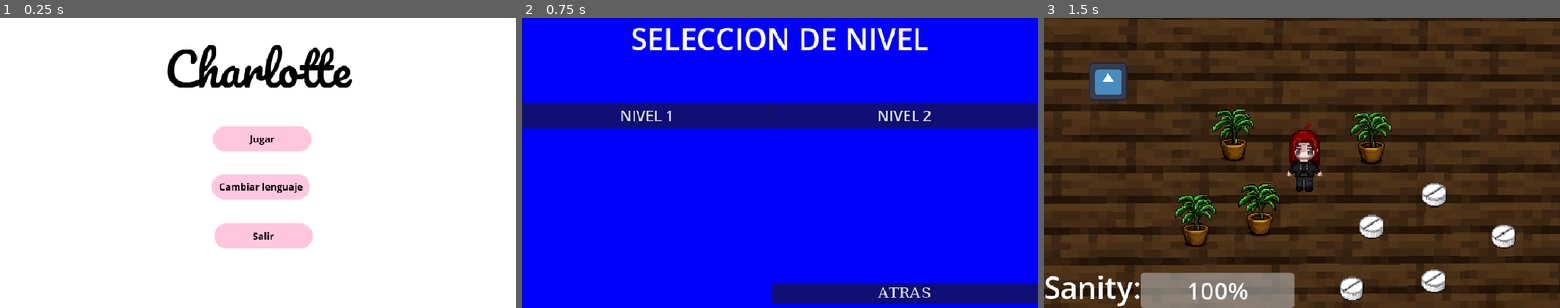
Above: before the commit, frames 1-3 (left to right).
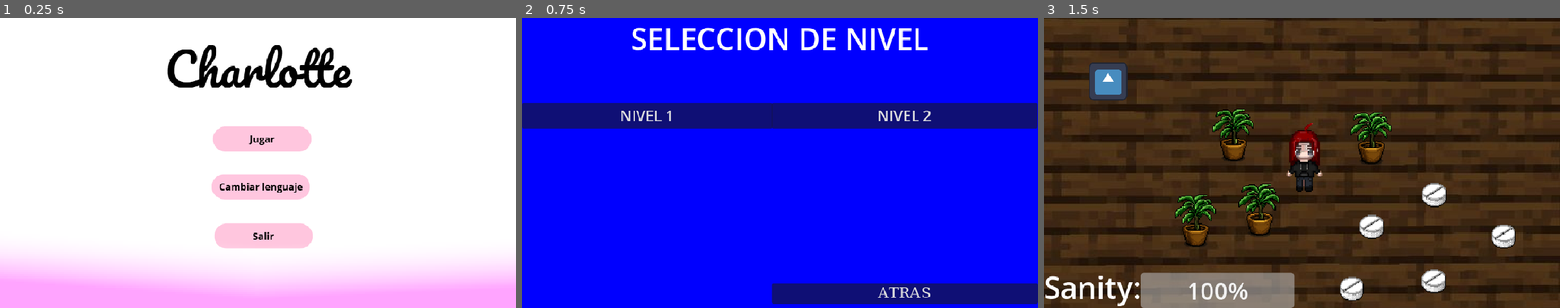
Above: after the commit, the same moments.

Repository: Tafi0405/Charlotte
Game: Godot game, scene res://Menu_principal.tscn
The game is run twice, just before and just after one commit, with the same random seed, the same clock (stepped at 60 frames per second) and the same inputs. The engine's default icon, where the game draws it, is replaced by a stand-in: a white triangle on a blue panel in a dark square.
Inputs (mouse positions are in pixels of both pictures, inside the frame that each line leads up to):
- Up to frame 1 (0.25 s): no input
- Up to frame 2 (0.75 s): click (785, 136) at 0.5 s
- Up to frame 3 (1.5 s): click "NIVEL 1" at 1.25 s

The runs differ from the first frame. In frame 1, 15% of the frame differs, in the area x 0-100%, y 82-100%; in frame 2, nothing differs; in frame 3, nothing differs.

Commit message:
pantalla de inicio 3.1

Diff:
--- a/Menu_principal.tscn
+++ b/Menu_principal.tscn
@@ -14,6 +14,22 @@
 
 [sub_resource type="StyleBoxFlat" id="StyleBoxFlat_40ble"]
 bg_color = Color(1, 1, 1, 0)
+
+[sub_resource type="Gradient" id="Gradient_wdymf"]
+colors = PackedColorArray(1, 0.6431373, 1, 1, 1, 1, 1, 0)
+
+[sub_resource type="GradientTexture2D" id="GradientTexture2D_ucc2a"]
+gradient = SubResource("Gradient_wdymf")
+fill_from = Vector2(0.6304348, 0.8826087)
+fill_to = Vector2(0.6869565, 0.46086955)
+
+[sub_resource type="Gradient" id="Gradient_pqyie"]
+colors = PackedColorArray(1, 0.6431373, 1, 1, 1, 1, 1, 0)
+
+[sub_resource type="GradientTexture2D" id="GradientTexture2D_nnrgo"]
+gradient = SubResource("Gradient_pqyie")
+fill_from = Vector2(0.6478261, 0.84782606)
+fill_to = Vector2(0.59130436, 0.3043478)
 
 [node name="Menu" type="Control" unique_id=1871582666]
 layout_mode = 3
@@ -84,6 +100,21 @@
 flat = true
 icon_alignment = 1
 
+[node name="TextureRect" type="TextureRect" parent="ColorRect" unique_id=701314730]
+layout_mode = 0
+offset_top = 270.0
+offset_right = 427.0
+offset_bottom = 486.0
+texture = SubResource("GradientTexture2D_ucc2a")
+
+[node name="TextureRect2" type="TextureRect" parent="ColorRect" unique_id=1221154158]
+layout_mode = 0
+offset_left = 427.0
+offset_top = 318.0
+offset_right = 864.0
+offset_bottom = 486.0
+texture = SubResource("GradientTexture2D_nnrgo")
+
 [connection signal="pressed" from="ColorRect/VBoxContainer/Bjugar" to="." method="_on_bjugar_pressed"]
 [connection signal="pressed" from="ColorRect/VBoxContainer/BConfigurar" to="." method="_on_b_configurar_pressed"]
 [connection signal="pressed" from="ColorRect/VBoxContainer/Bsalir" to="." method="_on_bsalir_pressed"]
